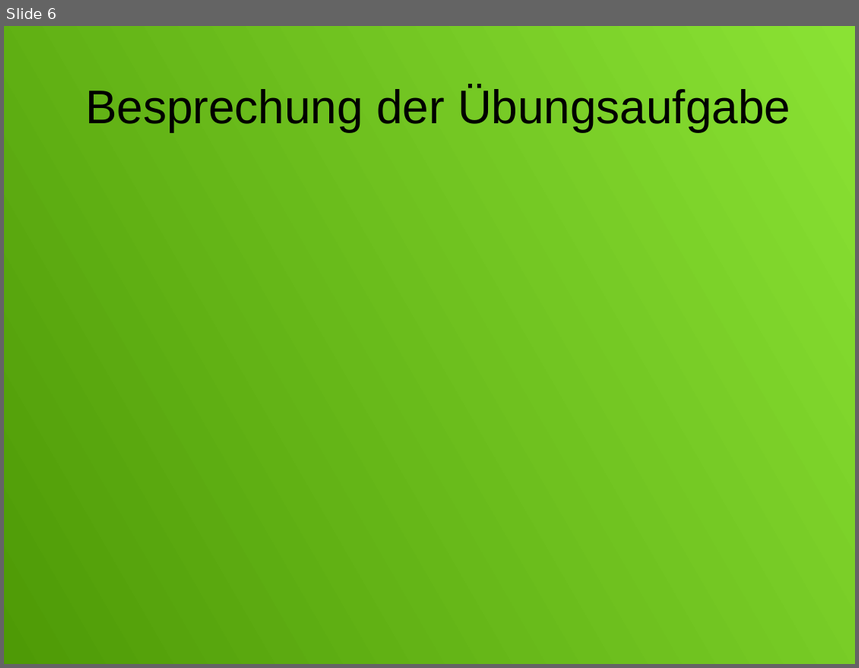
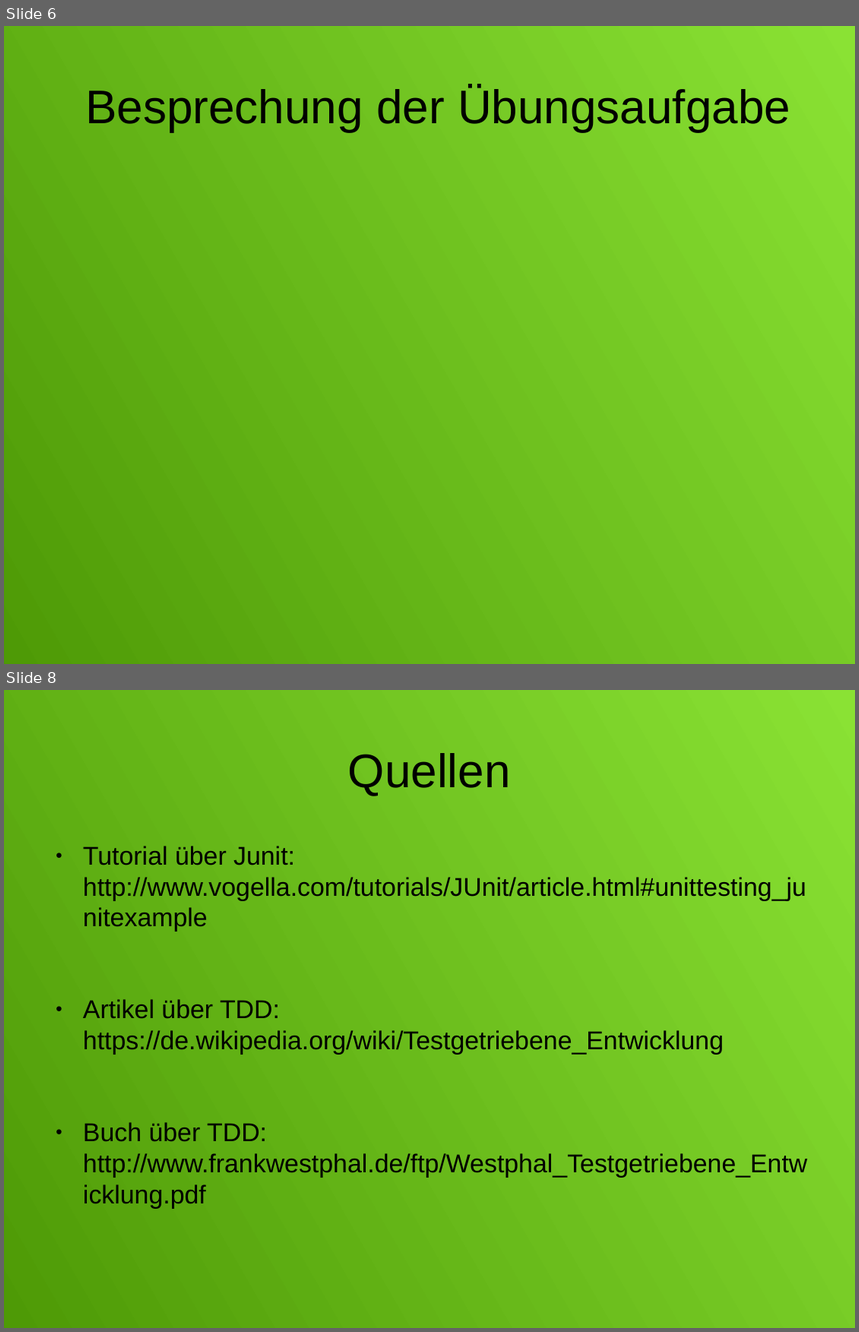
Before and after one commit to ChristianMarzianGithub/JUnitVortrag, a slide deck: JUnit.odp. Shown one above the other, each under a label of ours: slide 6 before the commit, slides 6 and 8 after it; the slides between them are not shown. The pictures are 859x668 and 859x1332 pixels, drawn with LibreOffice and Linux fonts; fonts in the diff are those of the drawing. Boxes give left, top, right and bottom in pixels: in the first picture for what was removed or moved away, otherwise in the second. Text is boxed around its words. In the diff, an @@ line names an element or a change of style, - is before the commit and + after.

Commit message:
noch zusätzliche Quellen hinzugefügt

```diff
--- a/JUnit.odp
+++ b/JUnit.odp
@@ slide 8 added at (4, 690, 855, 1328), background gradient #8AE234 to #4E9A06 @@
@@ title added at (348, 753, 511, 796), 44 pt, text #000000 @@
+Quellen
@@ text added at (83, 846, 807, 1208), 24 pt, text #000000 @@
+● Tutorial über Junit: http://www.vogella.com/tutorials/JUnit/article.html#unittesting_junitexample
+● Artikel über TDD: https://de.wikipedia.org/wiki/Testgetriebene_Entwicklung
+● Buch über TDD: http://www.frankwestphal.de/ftp/Westphal_Testgetriebene_Entwicklung.pdf
```
Also in this commit, not shown: 1 slide changed.
